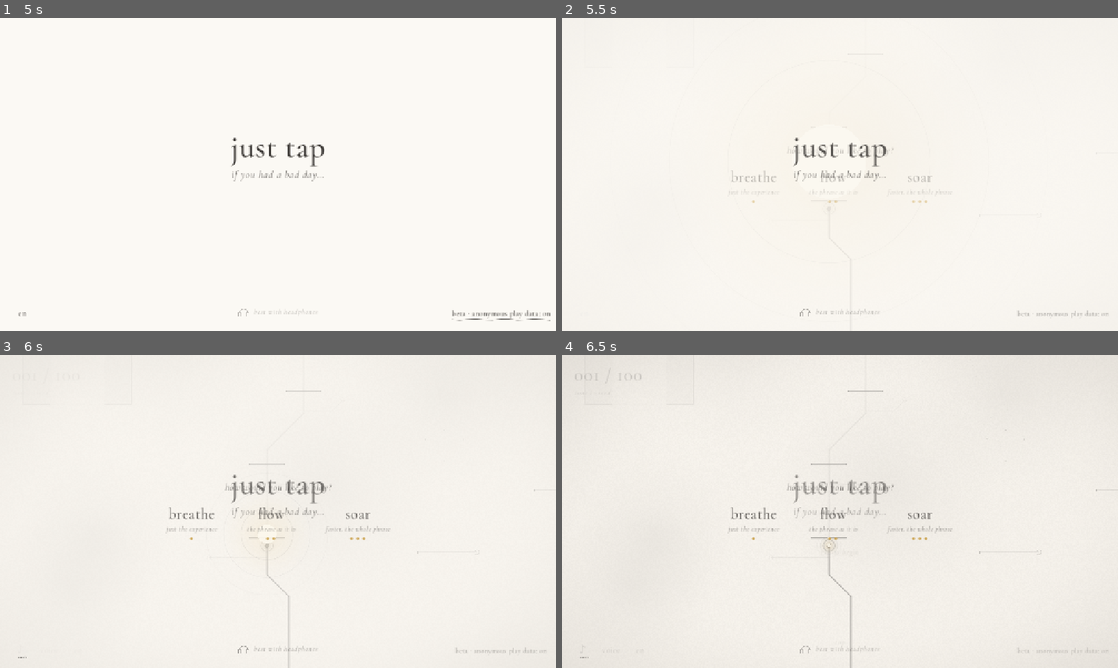
Above: before the commit, frames 1-4 (two rows, left to right).
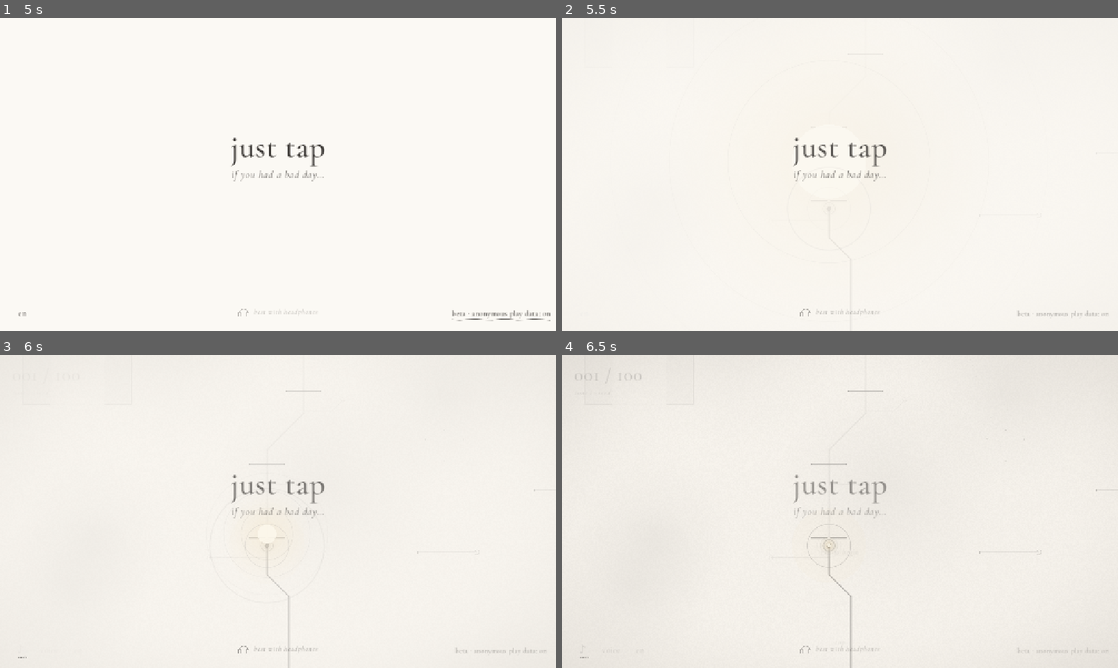
Above: after the commit, the same moments.

Repository: pablopalma/just-tap-repository
Game: Godot game, scene res://scenes/main.tscn
Two runs of this game, one before a commit and one after it. Both use one fixed random seed, a clock stepped at 60 frames per second and the inputs below. Sound files missing from this copy of the repository are replaced by a short silence.
Inputs (mouse positions are in pixels of both pictures, inside the frame that each line leads up to):
- Up to frame 1 (5 s): click "en" at 0.5 s; click "es" at 1.25 s; click "beta · anonymous play data: on" at 2 s; click "beta · anonymous play data: o…" at 2.75 s; click "beta · anonymous play data: on" at 3.5 s; click "beta · anonymous play data: o…" at 4.25 s
- Up to frame 2 (5.5 s): tap Enter (ui_accept) at 5, 5.27 s; move the mouse to (962, 158) at 5.02 s; hold Right (ui_right) from 5.03 s (still down); hold Space from 5.03 s (still down); click (962, 158) at 5.17 s
- Up to frame 3 (6 s): tap Enter (ui_accept) at 5.57 s; release Right (ui_right) at 5.75 s; release Space at 5.75 s; click "♪" at 5.75 s
- Up to frame 4 (6.5 s): no input

Frame 1 is identical in both runs. In frame 2, 0.2% of the frame differs, in the area x 30-69%, y 41-60%; in frame 3, 0.5%; in frame 4, 0.5%, in the area x 30-71%, y 40-68%.

Commit message:
Frases: un arreglo escrito sobre el tema, y un solo modo
Cada frase de las zonas 1 y 2 tiene su línea escrita nota por nota: sube
y baja por la zona, las frases se preguntan y se responden y la décima
vuelve a casa arriba. Cada nota sigue la tonalidad del compás del tema y
suena con los instrumentos propios del tema (como sus toques); las notas
largas y los primeros tiempos llevan una tercera suave debajo. Donde no
hay arreglo escrito, una línea por pasos. Se quitan los tres modos: queda
el ritmo de "fluye".

Co-Authored-By: Claude Opus 5.5 <noreply@anthropic.com>

Diff:
--- a/autoload/save_system.gd
+++ b/autoload/save_system.gd
@@ -13,8 +13,6 @@
 var lang := "en"
 ## True when a save with progress existed at startup.
 var had_progress := false
-## How the player chose to play the phrases (PhraseLine.MODES): "" until asked.
-var play_mode := ""
 ## Off while recording the trailer or running tests that must not touch the player's save.
 var enabled := true
 
@@ -55,7 +53,6 @@
 	d["music_on"] = music_on
 	d["voice_on"] = voice_on
 	d["lang"] = lang
-	d["play_mode"] = play_mode
 	var f := FileAccess.open(PATH, FileAccess.WRITE)
 	if f == null:
 		push_warning("Could not save: %s" % FileAccess.get_open_error())
@@ -78,7 +75,6 @@
 	music_on = bool(d.get("music_on", true))
 	voice_on = bool(d.get("voice_on", true))
 	lang = str(d.get("lang", lang))
-	play_mode = str(d.get("play_mode", ""))
 	had_progress = GameState.stage > 1 or GameState.light > 0.0
 
 
--- a/scripts/main.gd
+++ b/scripts/main.gd
@@ -88,9 +88,8 @@
 var warmup: Warmup
 ## Before it, on a first run, the prologue (scripts/ui/prologue.gd): taps go to it while it lasts.
 var prologue: Prologue
-## Every barrier a musical phrase (BuildFlags.PHRASES), and the choice of how to play them.
+## Every barrier a musical phrase (BuildFlags.PHRASES).
 var phrase_line: PhraseLine
-var mode_choice: ModeChoice
 const NOW_START := 1.6  # seconds of bars and silence before the first hit
 var depth: DepthBackground
 var bird: GiantBird
@@ -204,7 +203,6 @@
 		phrase_line.path = path
 		phrase_line.tip = tip
 		phrase_line.z_index = 4
-		phrase_line.mode = SaveSystem.play_mode if SaveSystem.play_mode != "" else "flow"
 		phrase_line.phrase_done.connect(_on_phrase_done)
 	spark.tip = tip
 	spark.visible = false
@@ -348,8 +346,6 @@
 		return  # in a cinematic the tip plays on its own; in a story, we listen
 	if mode == Mode.INTRO:
 		_start()
-	elif mode_choice:
-		return
 	elif prologue:
 		prologue.tap()
 	elif warmup:
@@ -435,23 +431,6 @@
 	GameState.running = true
 	if BuildFlags.is_dark(GameState.stage):
 		_enter_dark(true)  # a save from inside the dark
-	if BuildFlags.PHRASES and SaveSystem.play_mode == "":
-		mode_choice = ModeChoice.new()
-		mode_choice.chosen.connect(_on_mode_chosen.bind(first_run, with_prologue))
-		hud.get_parent().add_child(mode_choice)
-		return
-	_after_mode(first_run, with_prologue)
-
-
-## How to play the phrases is chosen: kept, and the game goes on (the prologue, the warm-up).
-func _on_mode_chosen(id: String, first_run: bool, with_prologue: bool) -> void:
-	SaveSystem.play_mode = id
-	phrase_line.mode = id
-	mode_choice = null
-	_after_mode(first_run, with_prologue)
-
-
-func _after_mode(first_run: bool, with_prologue: bool) -> void:
 	if with_prologue:
 		prologue = Prologue.new()
 		prologue.tip = tip
@@ -465,7 +444,7 @@
 
 ## A phrase played whole: the barrier breaks.
 func _on_phrase_done(n: int, misses: int) -> void:
-	Telemetry.event("phrase", {"n": n, "misses": misses, "mode": phrase_line.mode})
+	Telemetry.event("phrase", {"n": n, "misses": misses})
 	GameState.break_phrase()
 
 
@@ -511,7 +490,6 @@
 func _new_game() -> void:
 	GameState.new_game()
 	SaveSystem.had_progress = false
-	SaveSystem.play_mode = ""   # starting over asks again how to play
 	SaveSystem.save_game()
 	tip.lit = 0.0
 	gates.reset()
@@ -618,7 +596,7 @@
 	if phrase_line:
 		phrase_line.active = mode == Mode.PLAY and GameState.running and not GameState.finished \
 			and not GameState.cinematic and not _cine and not _now and not _story and not droste.is_playing() \
-			and warmup == null and prologue == null and mode_choice == null and _pano <= 0.0
+			and warmup == null and prologue == null and _pano <= 0.0
 		phrase_line.owns_air = warmup == null and prologue == null and not BuildFlags.is_dark(GameState.stage) \
 			and not GameState.finished
 	inline_tree.active = not BuildFlags.PHRASES and tree_inline and GameState.running and not GameState.finished \
@@ -1384,7 +1362,6 @@
 func _restart() -> void:
 	GameState.new_game()
 	SaveSystem.had_progress = false
-	SaveSystem.play_mode = ""   # starting over asks again how to play
 	SaveSystem.save_game()
 	Music.stop_feature()
 	Music.stop_theme()
@@ -1394,10 +1371,6 @@
 	_on_reborn()
 	tip.lit = 0.0
 	_greet(false)
-	if BuildFlags.PHRASES:
-		mode_choice = ModeChoice.new()
-		mode_choice.chosen.connect(_on_mode_chosen.bind(false, false))
-		hud.get_parent().add_child(mode_choice)
 
 
 func _on_reborn() -> void:
--- a/scripts/ui/mode_choice.gd
+++ /dev/null
@@ -1,62 +0,0 @@
-class_name ModeChoice
-extends Control
-## How would you like to play? Three ways, named for how they feel (PhraseLine.MODES): breathe (just
-## the experience), flow (the phrase as it is), soar (faster, the whole phrase). Asked once, at the
-## start of a new game; the choice is kept in the save.
-
-signal chosen(mode: String)
-
-const NAMES := {
-	"breathe": {"es": ["respira", "solo la experiencia"], "en": ["breathe", "just the experience"]},
-	"flow": {"es": ["fluye", "la frase como es"], "en": ["flow", "the phrase as it is"]},
-	"soar": {"es": ["vuela", "más rápido, la frase entera"], "en": ["soar", "faster, the whole phrase"]},
-}
-
-
-func _ready() -> void:
-	set_anchors_and_offsets_preset(PRESET_FULL_RECT)
-	mouse_filter = MOUSE_FILTER_IGNORE
-	var lang := "en" if SaveSystem.lang == "en" else "es"
-	var box := VBoxContainer.new()
-	box.set_anchors_and_offsets_preset(PRESET_CENTER)
-	box.grow_horizontal = GROW_DIRECTION_BOTH
-	box.grow_vertical = GROW_DIRECTION_BOTH
-	box.alignment = BoxContainer.ALIGNMENT_CENTER
-	box.add_theme_constant_override("separation", 26)
-	add_child(box)
-	var title := UIStyle.label("¿cómo quieres tocar?" if lang == "es" else "how would you like to play?", 22, true, Color(Palette.INK, 0.65))
-	title.horizontal_alignment = HORIZONTAL_ALIGNMENT_CENTER
-	box.add_child(title)
-	var row := HBoxContainer.new()
-	row.alignment = BoxContainer.ALIGNMENT_CENTER
-	row.add_theme_constant_override("separation", 70)
-	box.add_child(row)
-	for i in PhraseLine.ORDER.size():
-		var id: String = PhraseLine.ORDER[i]
-		var col := VBoxContainer.new()
-		col.alignment = BoxContainer.ALIGNMENT_CENTER
-		row.add_child(col)
-		var b := UIStyle.button(NAMES[id][lang][0], 34)
-		b.pressed.connect(func() -> void: _pick(id))
-		if id == "flow":
-			PadFocus.offer(b)
-		else:
-			PadFocus.reach(b)
-		col.add_child(b)
-		var sub := UIStyle.label(NAMES[id][lang][1], 15, true, Color(Palette.INK, 0.5))
-		sub.horizontal_alignment = HORIZONTAL_ALIGNMENT_CENTER
-		col.add_child(sub)
-		var dots := UIStyle.label("● ".repeat(i + 1).strip_edges(), 12, false, Color(Palette.GOLD.darkened(0.1), 0.9))
-		dots.horizontal_alignment = HORIZONTAL_ALIGNMENT_CENTER
-		col.add_child(dots)
-	modulate.a = 0.0
-	create_tween().tween_property(self, "modulate:a", 1.0, 1.0)
-
-
-func _pick(id: String) -> void:
-	Telemetry.event("mode", {"mode": id})
-	var tw := create_tween()
-	tw.tween_property(self, "modulate:a", 0.0, 0.6)
-	tw.tween_callback(func() -> void:
-		chosen.emit(id)
-		queue_free())
--- a/scripts/world/phrase_line.gd
+++ b/scripts/world/phrase_line.gd
@@ -2,21 +2,19 @@
 extends Node2D
 ## Every barrier is a musical phrase (7/11/2026, tools/phrases.tscn grown into the game; replaces the
 ## upgrade tree). The notes of light climb the line to the tip in the phrase's rhythm, on the zone's
-## own theme (its tempo, its bars); you tap each as it reaches the light and it plays the next note of
-## a melody in the theme's key. A missed note passes, silent, and the phrase comes round again; with
+## own theme (its tempo, its bars); you tap each as it reaches the light and it plays its note of an
+## arrangement written over the theme (_compose). A missed note passes, silent, and the phrase comes
+## round again; with
 ## its notes caught the barrier breaks. Long notes are held: the bar of light burns and the note keeps
 ## sounding, and ends half a beat before the next so there is time to let go. What grows is the song:
 ## the zone's theme opens barrier by barrier, from far and muffled to whole.
-## Three ways to play (Main asks the first time): breathe, flow, soar.
+## One way to play for now (7/11/2026: the three modes did not convince): the timing below.
 
 signal phrase_done(n: int, misses: int)
 
-const MODES := {
-	"breathe": {"window": 0.38, "speed": 70.0, "ahead": 4.5, "halves": false, "hold": false, "whole": false},
-	"flow": {"window": 0.24, "speed": 82.0, "ahead": 4.0, "halves": true, "hold": true, "whole": false},
-	"soar": {"window": 0.15, "speed": 112.0, "ahead": 3.0, "halves": true, "hold": true, "whole": true},
-}
-const ORDER := ["breathe", "flow", "soar"]
+## How to play them: beats either side of a note that still catch it, px a note travels per beat,
+## beats of notes shown coming, half beats played, long notes held, a phrase whole in one pass.
+const PLAY := {"window": 0.24, "speed": 82.0, "ahead": 4.0, "halves": true, "hold": true, "whole": false}
 const RELEASE := 0.5        # a long note is held for its beats less this
 const LEAD := 1.5           # at least this many beats before a phrase's first note
 ## The phrases of each zone, simple to rich: [beats, kind], kind "n" a note, "r" a rest, "h" a long note.
@@ -47,12 +45,44 @@
 		[[1, "n"], [1, "n"], [0.5, "n"], [0.5, "n"], [1, "n"], [2, "h"], [1, "n"], [1, "r"]],
 	],
 }
-## The melody the caught notes walk, degrees of the theme's key.
-const MELODY := [0, 2, 4, 2, 4, 5, 4, 2, 1, 2, 4, 7, 5, 4, 2, 0]
+## The arrangement written for each phrase of SETS, note by note (rests left out), in degrees of the
+## theme's pentatonic counted up from its tonic an octave up: 5 per octave, 0 the tonic, 2 the third,
+## 3 the fifth, 5 the tonic again. A line that rises and falls through the zone, phrases asking and
+## answering, the tenth coming home high. Each bar's notes follow that bar's key (Songs.TRACKS keys),
+## so the line sits on the theme's harmony.
+const ARRANGEMENT := {
+	1: [
+		[5, 6, 7, 6],
+		[7, 6, 5, 3],
+		[3, 5, 6],
+		[7, 6, 5],
+		[5, 6, 7, 8, 7, 6, 5],
+		[3, 4, 5],
+		[6, 7],
+		[8, 7, 6],
+		[5, 6, 7, 6, 5, 3],
+		[5, 6, 7, 6, 8, 10],
+	],
+	2: [
+		[5, 6, 7, 5],
+		[7, 6, 5, 6],
+		[7, 8, 5],
+		[3, 4, 5, 3],
+		[5, 6, 7, 6, 8],
+		[8, 7, 6, 5],
+		[3, 5, 6, 5],
+		[5, 6, 7, 8, 6, 5, 3],
+		[6, 7, 8, 7, 6, 5, 6],
+		[5, 6, 7, 8, 7, 8, 10],
+	],
+}
+## The arrangement's range, in degrees of the theme's pentatonic counted up from its tonic an octave
+## up (5 per octave: 0 the tonic, 2 the third, 3 the fifth): where its line moves.
+const LOW := 2
+const HIGH := 9
 
 var path: PathData
 var tip: Node2D
-var mode := "flow"
 ## Main says when it may play: the game running, nothing else (a cinematic, the warm-up) in the way.
 var active := false
 ## Main says when the theme is its to open (not under the prologue or the warm-up, not in the dark).
@@ -67,16 +97,17 @@
 var _need := 0
 var _misses := 0
 var _holding := -1.0
-var _hold_deg := 0
 var _hold_ring := 0.0
-var _mel := 0
+var _degs: Array = []       # the arrangement: a degree for each note of the phrase, in order
+var _last_deg := 3          # where the line ended: the next phrase starts near it
+var _hold_midi := 0
 var _rings: Array[Dictionary] = []
 var _sparks: Array[Dictionary] = []
 var _t := 0.0
 
 
 func _m() -> Dictionary:
-	return MODES.get(mode, MODES.flow)
+	return PLAY
 
 
 func _beat_len() -> float:
@@ -105,13 +136,13 @@
 	var zone := clampi(Zones.of(_stage), 1, SETS.size())
 	var set: Array = SETS[zone]
 	_phrase = set[(_stage - 1) % set.size()]
-	_mel = (_stage * 3) % MELODY.size()
 	_misses = 0
 	_hits = 0   # each barrier starts its own count
 	_holding = -1.0
 	_origin = Music._zone_origin
 	_begin_pass(_next_bar(_now() + LEAD))
 	_need = _notes(0.0).size()
+	_degs = _compose(_notes(0.0))
 
 
 ## The first downbeat at or after beat b.
@@ -212,12 +243,14 @@
 	var now := _now()
 	GameState.total_taps += 1
 	GameState.taps_at_gate += 1
-	for n in _notes(_start):
+	var notes := _notes(_start)
+	for i in notes.size():
+		var n: Array = notes[i]
 		if _caught.has(n[0]):
 			continue
 		if absf(now - n[0]) <= _m().window:
 			_caught[n[0]] = true
-			_play_note()
+			_play_note(i, n)
 			_rings.append({"t": 0.0})
 			if n[1] == "h":
 				_holding = n[0]
@@ -239,18 +272,91 @@
 		_stage = -1   # a new phrase once the next barrier is there
 
 
-func _play_note() -> void:
-	var deg: int = MELODY[_mel % MELODY.size()]
-	_mel += 1
-	var inst := "celesta" if GameState.stage % 2 == 0 else "harp"
-	_note(inst, deg, 12, 0.11)
-	_hold_deg = deg
+## Where none is written (later zones): one line through the whole phrase, the same every time it comes
+## round, like a part written for the song. It starts near where the last phrase ended and arches up,
+## its long notes and its first beats of a bar on the steady tones (the tonic, the third, the fifth),
+## the quick notes stepping between them, never the same note three times running. Phrases answer each
+## other: an odd barrier asks (ending open, on the fifth), an even one answers (home, on the tonic);
+## the tenth of a zone ends high, on the tonic an octave up.
+func _compose(notes: Array) -> Array:
+	var n := notes.size()
+	if n == 0:
+		return []
+	# the written arrangement, where there is one for this phrase
+	var zone := Zones.of(_stage)
+	if ARRANGEMENT.has(zone):
+		var set: Array = ARRANGEMENT[zone]
+		var line: Array = set[(_stage - 1) % set.size()]
+		if line.size() == n:
+			_last_deg = int(line[-1])
+			return line.duplicate()
+	var rng := RandomNumberGenerator.new()
+	rng.seed = _stage * 7919
+	# it starts where the last phrase came home, an octave down if that was high: the middle of the
+	# range, so the line has room to rise and fall again
+	var start := _last_deg - 5 if _last_deg > 6 else _last_deg
+	start = clampi(start, LOW, HIGH - 3)
+	var peak := clampi(start + 2 + rng.randi_range(0, 2), LOW, HIGH)
+	var top := 0.55 + rng.randf_range(-0.1, 0.1)
+	# where it comes home: the tonic (an answer) or the fifth (a question), in the octave nearest
+	var homes: Array = [0, 5, 10] if _stage % 2 == 0 else [3, 8]
+	if _stage % 10 == 0:
+		homes = [5, 10]
+	var out: Array = []
+	var prev := start
+	for i in n:
+		var t := i / maxf(1.0, n - 1.0)
+		var aim := lerpf(start, peak, t / top) if t <= top else lerpf(peak, start, (t - top) / (1.0 - top))
+		var step := clampi(roundi(aim) - prev, -2, 2)   # it moves by steps, as a voice would
+		var deg := prev + step if i > 0 else start
+		var note: Array = notes[i]
+		var on_bar := absf(fposmod(float(note[0]) - _bar_offset(), _metre())) < 0.01
+		if note[1] == "h" or on_bar:
+			deg = _steady(deg)
+		deg = clampi(deg, LOW, HIGH)
+		if out.size() >= 2 and deg == out[-1] and deg == out[-2]:
+			deg = deg + 1 if deg < HIGH and t < top else deg - 1   # never the same note three times running
+		out.append(deg)
+		prev = deg
+	var home: int = homes[0]
+	for h in homes:
+		if absi(h - (out[-2] if n > 1 else start)) < absi(home - (out[-2] if n > 1 else start)):
+			home = h
+	out[n - 1] = home
+	_last_deg = home
+	return out
+
+
+## The nearest steady tone (tonic, third, fifth of the pentatonic: degrees 0, 2, 3 in each octave).
+func _steady(deg: int) -> int:
+	for d in [0, 1, -1, 2, -2]:
+		if posmod(deg + d, 5) in [0, 2, 3]:
+			return deg + d
+	return deg
+
+
+## The note `i` of the phrase sounds: its degree of the arrangement, in the theme's own colour (its
+## instruments for a bar's first beat and the rest, as its taps), with a soft third below on the long
+## notes and on the bars' first beats.
+func _play_note(i: int, n: Array) -> void:
+	var deg: int = _degs[i] if i < _degs.size() else 5
+	var inst := "celesta"
+	var shift := 0
+	var gain := 1.0
+	var on_bar := absf(fposmod(float(n[0]) - _bar_offset(), _metre())) < 0.01
+	if Music.track != "" and Songs.TRACKS[Music.track].has("taps"):
+		var v: Array = Songs.TRACKS[Music.track].taps.down if on_bar else Songs.TRACKS[Music.track].taps.beat
+		inst = v[0]
+		shift = int(v[1])
+		gain = float(v[2])
+	var midi := Music.chord_note(deg, Music.tonic() + 12) + shift
+	while midi > Music.BRIGHT_CEILING:
+		midi -= 12
+	Music._schedule(Music._time, "note", inst, midi, 0.1 * gain)
+	if n[1] == "h" or on_bar:
+		Music._schedule(Music._time, "note", "harp", Music.chord_note(deg - 2, Music.tonic()), 0.045)
+	_hold_midi = midi
 	_hold_ring = 0.0
-
-
-## A note of the theme's key, now, on the music's own bus (heard over the theme, not panned away).
-func _note(inst: String, deg: int, base: int, vol: float) -> void:
-	Music._schedule(Music._time, "note", inst, Music.chord_note(deg, Music.tonic() + base), vol)
 
 
 ## A long note held keeps sounding: the same note shimmering on every eighth until you let go.
@@ -260,7 +366,7 @@
 	if _hold_ring >= every:
 		_hold_ring -= every
 		var odd := int(_t / every) % 2 == 1
-		_note("glass" if odd else "celesta", _hold_deg, 24 if odd else 12, 0.05)
+		Music._schedule(Music._time, "note", "glass" if odd else "celesta", _hold_midi + (12 if odd else 0), 0.05)
 
 
 ## The zone's theme opens as its barriers fall: far and muffled at the first, whole at the tenth.
--- a/tools/phrases_game_test.gd
+++ b/tools/phrases_game_test.gd
@@ -1,7 +1,7 @@
 extends Node
 ## The phrases in the game (BuildFlags.PHRASES): a new game in the given mode, the warm-up tapped on the
 ## beat, then every phrase played on its notes (a miss now and then, long notes held). Logs barriers.
-## godot --path . --write-movie x.avi --fixed-fps 30 res://tools/phrases_game_test.tscn [-- breathe|flow|soar en]
+## godot --path . --write-movie x.avi --fixed-fps 30 res://tools/phrases_game_test.tscn [-- en]
 
 const LENGTH := 150.0
 
@@ -11,16 +11,13 @@
 var _free := 0.0
 var _done := {}
 var _hold_until := -1.0
+var _shown := -1
 
 
 func _ready() -> void:
 	SaveSystem.enabled = false
 	SaveSystem.had_progress = false
 	SaveSystem.lang = "en" if "en" in OS.get_cmdline_user_args() else "es"
-	SaveSystem.play_mode = "flow"
-	for m in ["breathe", "flow", "soar"]:
-		if m in OS.get_cmdline_user_args():
-			SaveSystem.play_mode = m
 	GameState.new_game()
 	_main = load("res://scenes/main.tscn").instantiate()
 	add_child(_main)
@@ -41,6 +38,10 @@
 			_last_beat = k
 			_main._press()
 	var pl = _main.phrase_line
+	if pl and pl._stage != _shown:
+		_shown = pl._stage
+		if _shown > 0:
+			print("[%5.1f s] phrase %d arrangement %s" % [_t, _shown, pl._degs])
 	if pl and pl.active:
 		var now: float = pl._now()
 		for n in pl._notes(pl._start):
Not shown, removed: scripts/ui/mode_choice.gd.uid
